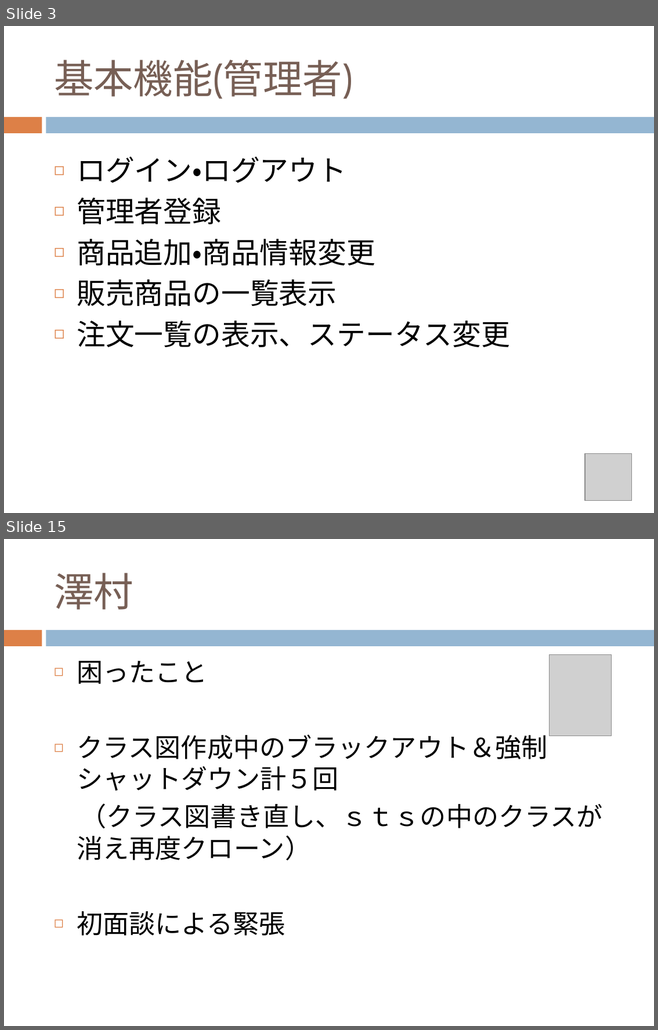
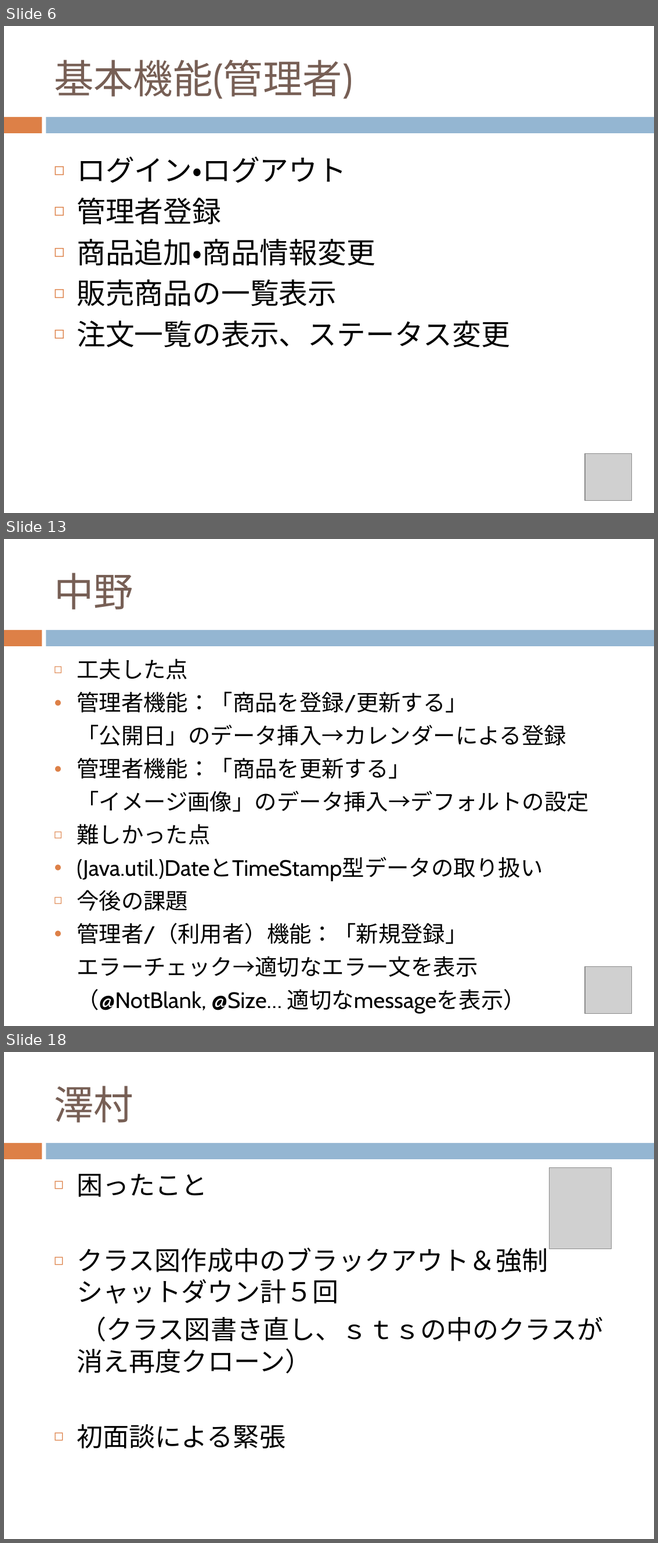
Before and after one commit to chocomegane/springC, a slide deck: document/ECサイト.pptx. Shown one above the other, each under a label of ours: slides 3 and 15 before the commit, slides 6, 13 and 18 after it; the slides between them are not shown. The pictures are 658x1030 and 658x1543 pixels, drawn with LibreOffice and Linux fonts; fonts in the diff are those of the drawing; grey boxes stand for pictures. Boxes give left, top, right and bottom in pixels: in the first picture for what was removed or moved away, otherwise in the second. Text is boxed around its words. In the diff, an @@ line names an element or a change of style, - is before the commit and + after.

Commit message:
スライドを更新

```diff
--- a/document/ECサイト.pptx
+++ b/document/ECサイト.pptx
@@ slide 13 added at (4, 539, 654, 1026), background #FFFFFF; not listed: 2 template elements that a slide beside it also shows @@
@@ title added at (54, 573, 133, 610), 44 pt, text #775F55 @@
+中野
@@ text added at (76, 658, 589, 977), 24.6 pt, text #000000 @@
+◻ 工夫した点
+● 管理者機能：「商品を登録/更新する」
+「公開日」のデータ挿入→カレンダーによる登録
+● 管理者機能：「商品を更新する」
+「イメージ画像」のデータ挿入→デフォルトの設定
+◻ 難しかった点
+● (Java.util.)DateとTimeStamp型データの取り扱い
+◻ 今後の課題
+● 管理者/（利用者）機能：「新規登録」
+エラーチェック→適切なエラー文を表示
+（@NotBlank, @Size… 適切なmessageを表示）
@@ picture added at (585, 966, 632, 1013) @@
@@ what was slide 3 is now slide 6 @@
@@ what was slide 15 is now slide 18 @@
```
Also in this commit, not shown: 4 slides changed, 14 other slides added, 9 slides removed.
